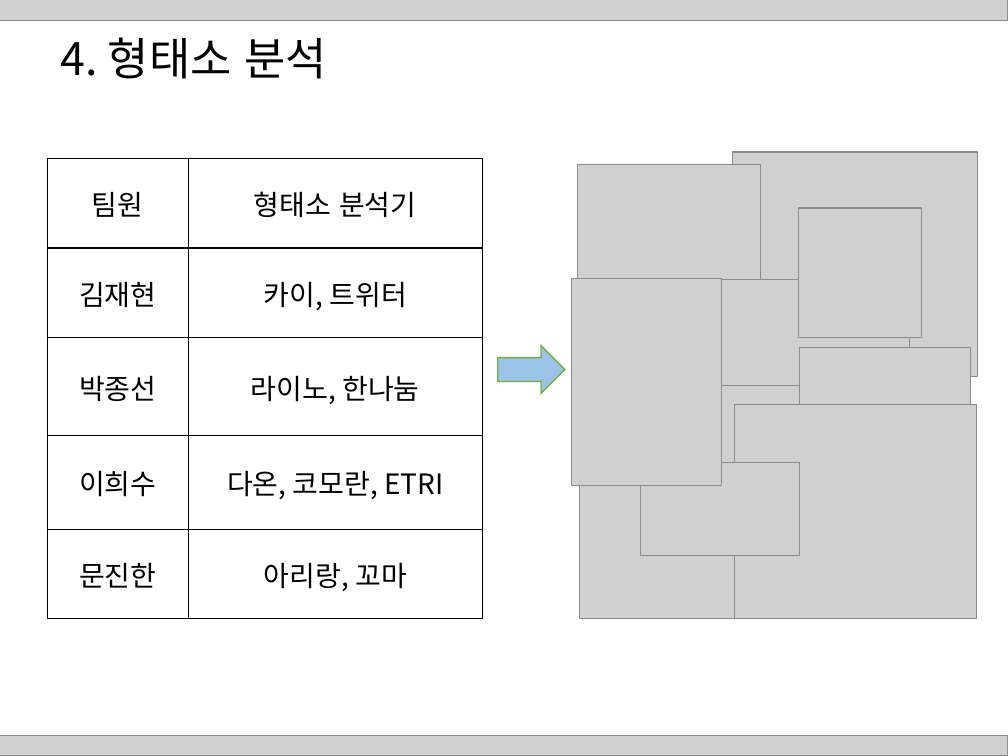
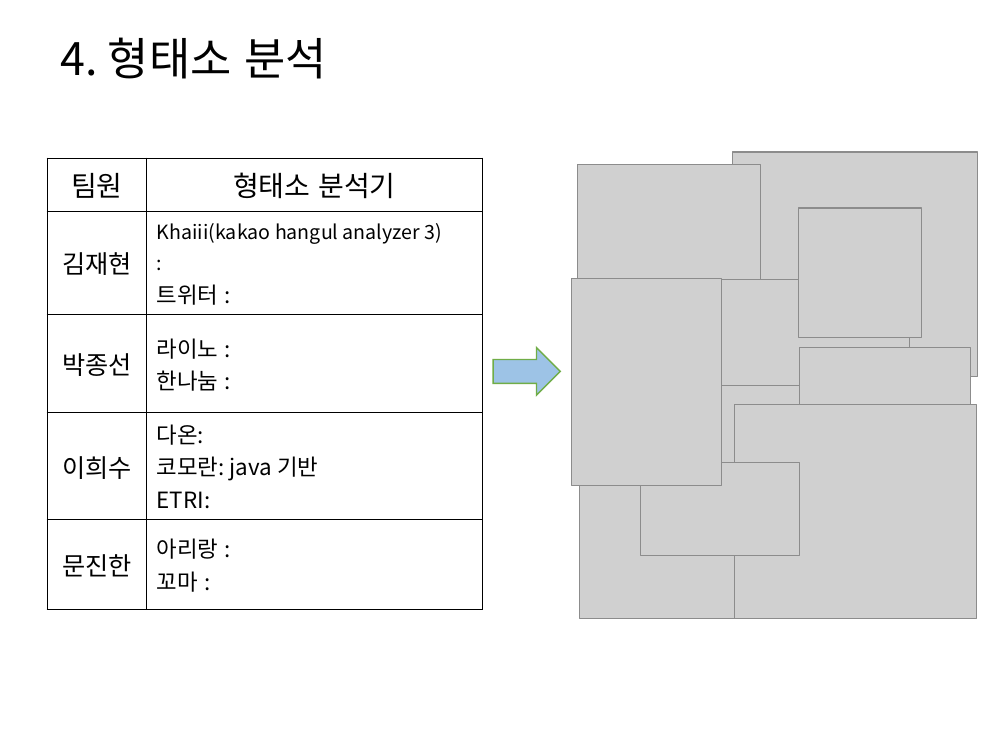
Before and after one commit to HaYongdae/issuewhatshow, a slide deck: slide 13 of doc/최종 PPT.pptx. Drawn at 1008x756 pixels with LibreOffice and Linux fonts; fonts in the diff are those of the drawing; grey boxes stand for pictures. Boxes give left, top, right and bottom in pixels: in the first picture for what was removed or moved away, otherwise in the second. Text is boxed around its words. In the diff, an @@ line names an element or a change of style, - is before the commit and + after.

```diff
--- a/doc/최종 PPT.pptx
+++ b/doc/최종 PPT.pptx
@@ picture removed at [0,0,1008,21] @@
@@ table at [47,158,483,596] @@
-row 2, column 2: 카이, 트위터
+row 2, column 2: Khaiii(kakao hangul analyzer 3) / : / 트위터 :
-row 3, column 2: 라이노, 한나눔
+row 3, column 2: 라이노 : / 한나눔 :
-row 4, column 2: 다온, 코모란, ETRI
+row 4, column 2: 다온: / 코모란: java 기반 / ETRI:
-row 5, column 2: 아리랑, 꼬마
+row 5, column 2: 아리랑 : / 꼬마 :
@@ size 20 to 18 pt in "김재현", "박종선", "이희수", "문진한" @@
@@ right arrow: place and size @@
-right arrow at [498,346,565,393]
+right arrow at [493,348,560,395]
@@ picture removed at [0,735,1008,756] @@
```
Also in this commit, not shown: 26 other slides changed.
